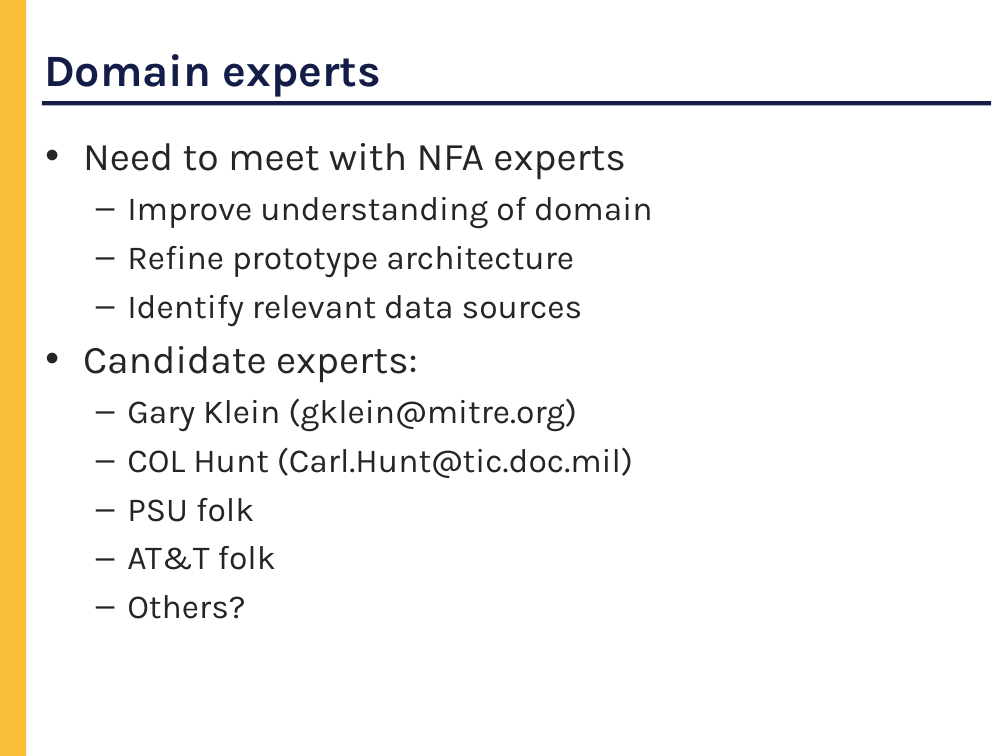
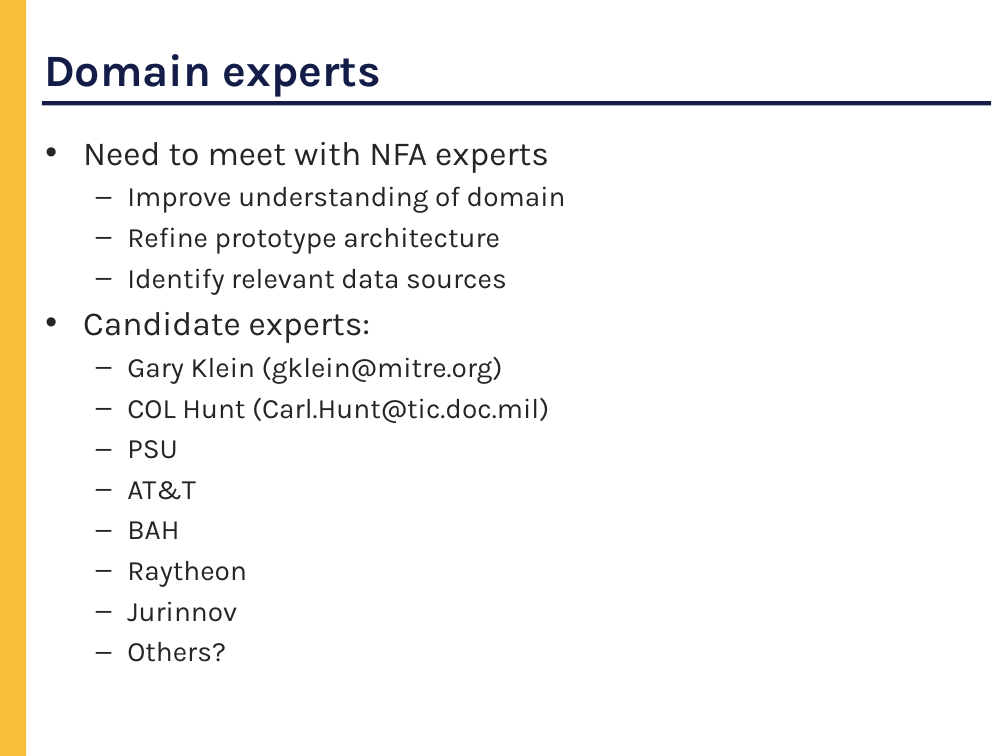
Before and after one commit to cornell-pl/forest, a slide deck: slide 9 of pads/Notes/DARPA/Kickoff.ppt. Drawn at 1008x756 pixels with LibreOffice and Linux fonts; fonts in the diff are those of the drawing. Boxes give left, top, right and bottom in pixels: in the first picture for what was removed or moved away, otherwise in the second. Text is boxed around its words. In the diff, an @@ line names an element or a change of style, - is before the commit and + after.

```diff
--- a/pads/Notes/DARPA/Kickoff.ppt
+++ b/pads/Notes/DARPA/Kickoff.ppt
@@ text at bbox=[83, 142, 566, 662]: size 28 to 24 pt in "Need to meet with NFA experts", "Candidate experts:"; size 24 to 20 pt in "Improve understanding of domain", "Refine prototype architecture", "Identify relevant data sources", "Gary Klein (gklein@mitre.org)" and 2 more places; less space between paragraphs @@
@@ text at bbox=[127, 440, 247, 622]: text changed; size 24 to 20 pt @@
-  – PSU folk
-  – AT&T folk
+  – PSU
+  – AT&T
+  – BAH
+  – Raytheon
+  – Jurinnov
```
Also in this commit, not shown: 1 other slide changed.
